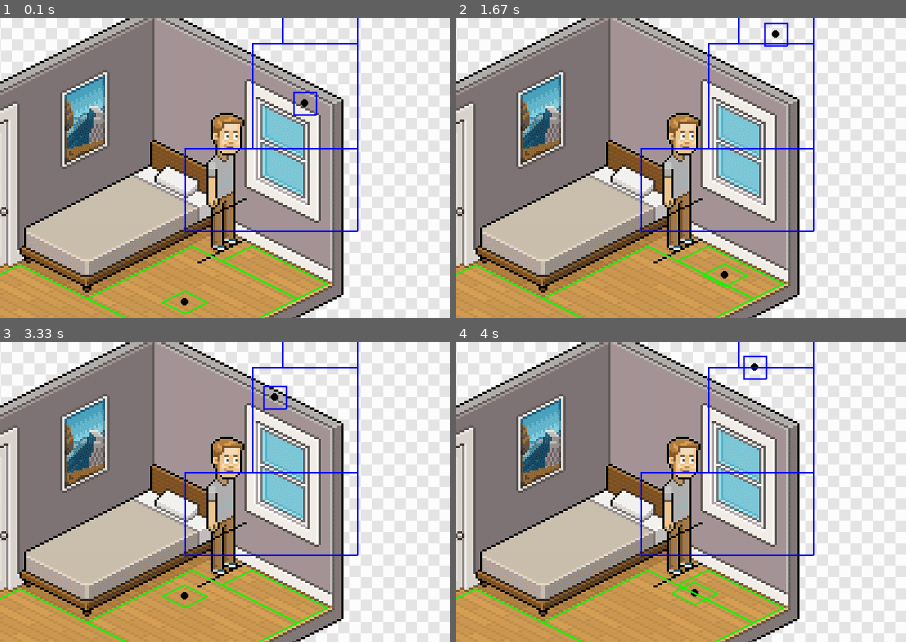
Above: before the commit, frames 1-4 (two rows, left to right).
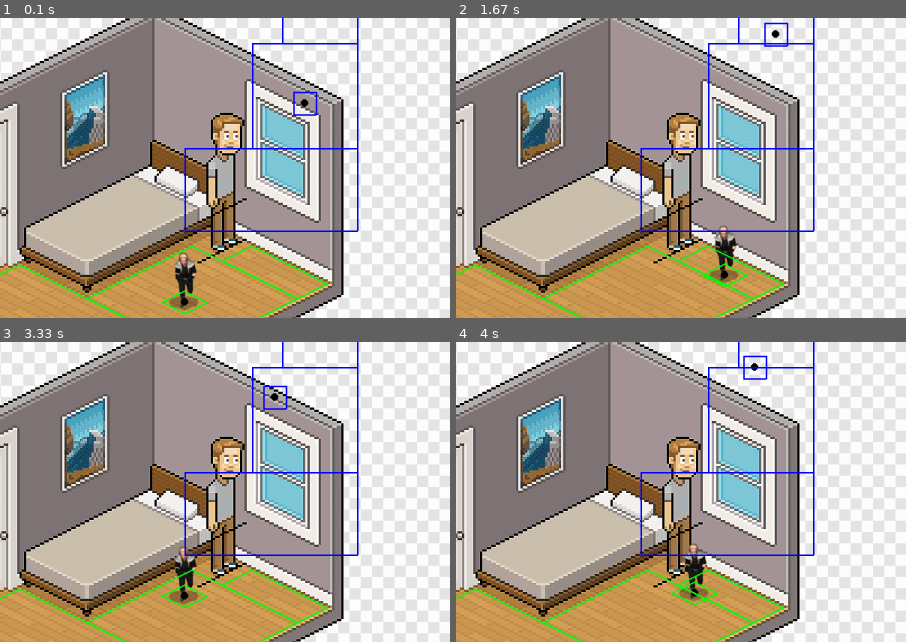
Above: after the commit, the same moments.

Repository: moises-dias/pygame-learning
Game: pygame game, started from main.py
Same seed, same stepped clock (60 frames per second), same inputs: the game is played once before the commit and once after it.
Inputs:
- Up to frame 1 (0.1 s): no input
- Up to frame 2 (1.67 s): hold Right 0.33-0.8 s; hold Up 0.83-1.13 s; hold Right 1.17-1.63 s
- Up to frame 3 (3.33 s): hold Left 1.67-2.2 s; hold Down 2.23-2.53 s; hold Left 2.57-2.97 s; hold Up from 3 s (still down)
- Up to frame 4 (4 s): release Up at 3.37 s; hold Right from 3.4 s (still down)
The pictures show only the part of the screen within x 24-74%, y 6-56%; the shares and areas given below are measured in that part.

The runs differ from the first frame. In frame 1, 0.7% of the frame differs, in the area x 37-45%, y 78-98%; in frame 2, 0.6%; in frame 3, 0.6%; in frame 4, 0.6%.

Commit message:
creating sprite class

Diff:
--- /dev/null
+++ b/etc/duplicate_image.py
@@ -0,0 +1,51 @@
+# from PIL import Image
+
+# # Open the original image
+# original_image = Image.open("assets/player.jpg")
+
+# # Create a new 800x1600 image with RGBA mode
+# new_image = Image.new("RGBA", (800, 1600))
+
+# # Paste the original image onto the top half
+# new_image.paste(original_image, (0, 0))
+
+# # Create a black and white version of the original image
+# bw_image = original_image.convert("L")
+
+# # Apply the alpha channel from the original image to the black and white version
+# bw_image.putalpha(original_image.getchannel("A"))
+
+# # Paste the black and white image onto the bottom half
+# new_image.paste(bw_image, (0, 800), bw_image)
+
+# # Save the resulting image
+# new_image.save("resulting_image.png")
+
+# # Optionally, display the image
+# new_image.show()
+
+from PIL import Image
+
+# Open the original image
+original_image = Image.open("assets/player.jpg")
+
+# Create a new 800x1600 image with RGBA mode
+new_image = Image.new("RGBA", (800, 1600))
+
+# Paste the original image onto the top half
+new_image.paste(original_image, (0, 0))
+
+# Create a black image of the same size as the original image
+black_image = Image.new("RGBA", original_image.size, (0, 0, 0, 255))
+
+# Apply the alpha channel from the original image to the black image
+black_image.putalpha(original_image.getchannel("A"))
+
+# Paste the black image onto the bottom half
+new_image.paste(black_image, (0, 800), black_image)
+
+# Save the resulting image
+new_image.save("resulting_image.png")
+
+# Optionally, display the image
+new_image.show()
--- /dev/null
+++ b/etc/sprite_test.py
@@ -0,0 +1,74 @@
+import pygame
+import sys
+
+# Initialize Pygame
+pygame.init()
+
+# Load the image
+image = pygame.image.load("assets/player.jpg")
+
+# Create a Pygame window
+window_width = 800
+window_height = 500
+screen = pygame.display.set_mode((window_width, window_height))
+
+# Define the initial rectangle size and position
+rect_width = 100
+rect_height = 100
+rect_x = 0
+rect_y = 0
+
+# Create a clock object to control the frame rate
+clock = pygame.time.Clock()
+
+# Set the scrolling speed (4 times per second)
+scroll_speed = 4
+scroll_distance = 100  # Pixels to scroll each step
+
+running = True
+while running:
+    for event in pygame.event.get():
+        if event.type == pygame.QUIT:
+            running = False
+
+    keys = pygame.key.get_pressed()
+
+    if keys[pygame.K_LEFT]:
+        rect_width -= 1
+    if keys[pygame.K_RIGHT]:
+        rect_width += 1
+    if keys[pygame.K_UP]:
+        rect_height -= 1
+    if keys[pygame.K_DOWN]:
+        rect_height +=1
+
+    # Clear the screen
+    screen.fill((255, 255, 255))
+
+    # Update the rectangle position
+    rect_x += rect_width
+
+    # If the rectangle is beyond the image width, reset it to the beginning
+    if rect_x >= image.get_width():
+        rect_x = 0
+        rect_y += rect_height
+        if rect_y >= image.get_height():
+            rect_y = 0
+
+    # Crop the portion of the image based on the rectangle position and size
+    try:
+        cropped_image = image.subsurface((rect_x, rect_y, rect_width, rect_height))
+        # Display the cropped portion on the screen
+        screen.blit(cropped_image, (0, 0))
+    except:
+        print("foo")
+
+
+    pygame.display.flip()
+
+    # Limit the frame rate
+    clock.tick(20)  # 4 frames per second
+
+# Quit Pygame
+pygame.quit()
+sys.exit()
--- a/main.py
+++ b/main.py
@@ -3,6 +3,7 @@
 from floor_1 import Floor1
 from stage_1 import Stage1
 from player import Player
+from sprite_flyweight import SpriteFlyweight
 
 SCREEN_WIDTH = 1200
 SCREEN_HEIGHT = 800
@@ -16,9 +17,15 @@
 
 image_rect = image.get_rect()
 
+sprite_flyweight = SpriteFlyweight()
+
 floor = Floor1()
 stage = Stage1(floor)
-player = Player(stage.starting_position, stage.isometric_starting_position)
+player = Player(
+    stage.starting_position,
+    stage.isometric_starting_position,
+    sprite_flyweight.get_image("assets/player.jpg")
+)
 
 
 running = True
@@ -48,6 +55,7 @@
 
     screen.fill((0, 0, 0))
     screen.blit(image, image_rect)
+    screen.blit(player.sprite.get_image(), player.get_sprite_position())
 
 
     pygame.draw.polygon(screen, (0, 255, 0), player.get_isometric_position_square(), 2)
--- a/player.py
+++ b/player.py
@@ -1,5 +1,8 @@
+from player_sprite import PlayerSprite
+
 class Player:
-    def __init__(self, pos, isometric_pos):
+    def __init__(self, pos, isometric_pos, sprite_sheet):
+        self.sprite = PlayerSprite(sprite_sheet)
         self.border = 15
         self.pos = pos
         self.isometric_pos = isometric_pos
@@ -17,6 +20,7 @@
         self.speed = 2
         self.speed_reducer = 0.5
 
+    #TODO walk tem que atualizar os atributos da sprite
     def walk(self, up, down, left, right, floor_bboxes):
         d_x = 0
         d_y = 0
@@ -112,3 +116,9 @@
         for v in self.square_reference:
             position_vertices.append((self.pos[0] + v[0], self.pos[1] + v[1]))
         return position_vertices
+
+    def get_sprite_position(self):
+        return [
+            self.isometric_pos[0] - self.sprite.offset_x,
+            self.isometric_pos[1] - self.sprite.offset_y
+        ]
--- /dev/null
+++ b/player_sprite.py
@@ -0,0 +1,13 @@
+
+class PlayerSprite:
+    def __init__(self, sprite_sheet):
+        self.sprite_sheet = sprite_sheet
+        self.offset_x = 50
+        self.offset_y = 80
+
+    def get_image(self):
+        cropped_image = self.sprite_sheet.subsurface((0, 0, 100, 100))
+        return cropped_image
+
+    # def clear_images(self):
+    #     self.images.clear()
--- /dev/null
+++ b/sprite_flyweight.py
@@ -0,0 +1,15 @@
+import pygame
+
+class SpriteFlyweight:
+    images = {}
+
+    def get_image(self, image_path):
+        if image_path in self.images:
+            return self.images[image_path]
+
+        image = pygame.image.load(image_path)
+        self.images[image_path] = image
+        return image
+
+    def clear_images(self):
+        self.images.clear()
--- a/stage_1.py
+++ b/stage_1.py
@@ -1,5 +1,7 @@
 class Stage1:
     def __init__(self, floor):
+        #TODO
+        # stage 1 sempre vai ter floor1, nao faz sentido deixar ele receber por parametro.
         self.floor = floor
         self.starting_position = [690, 160]
         self.isometric_starting_position = [530, 425]
Binary file added: assets/player.jpg
Binary file added: assets/player_with_idle.png
